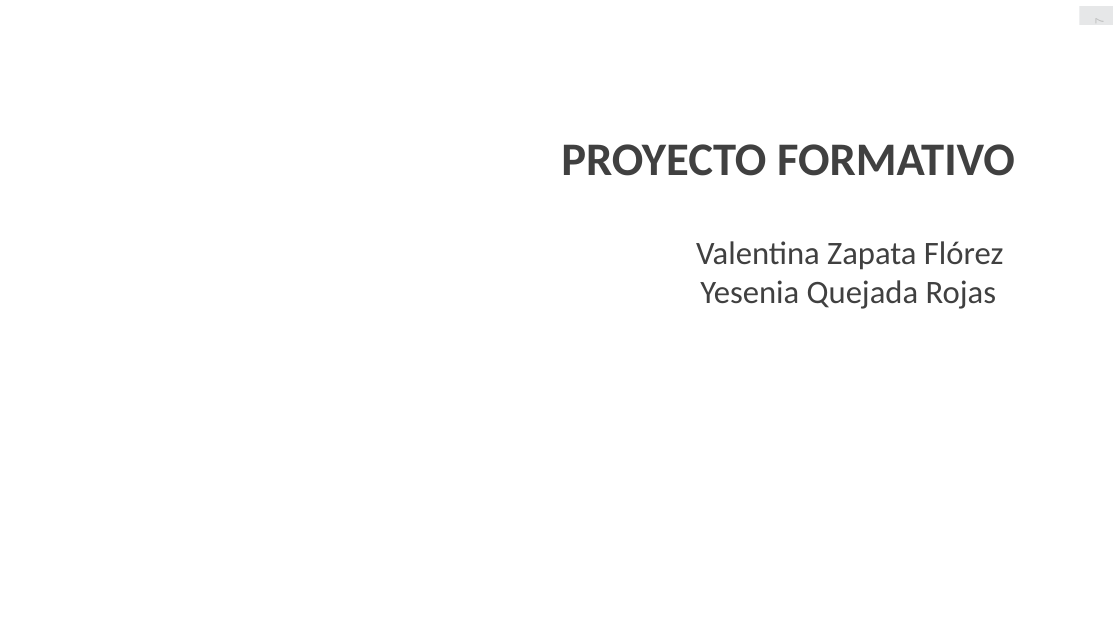
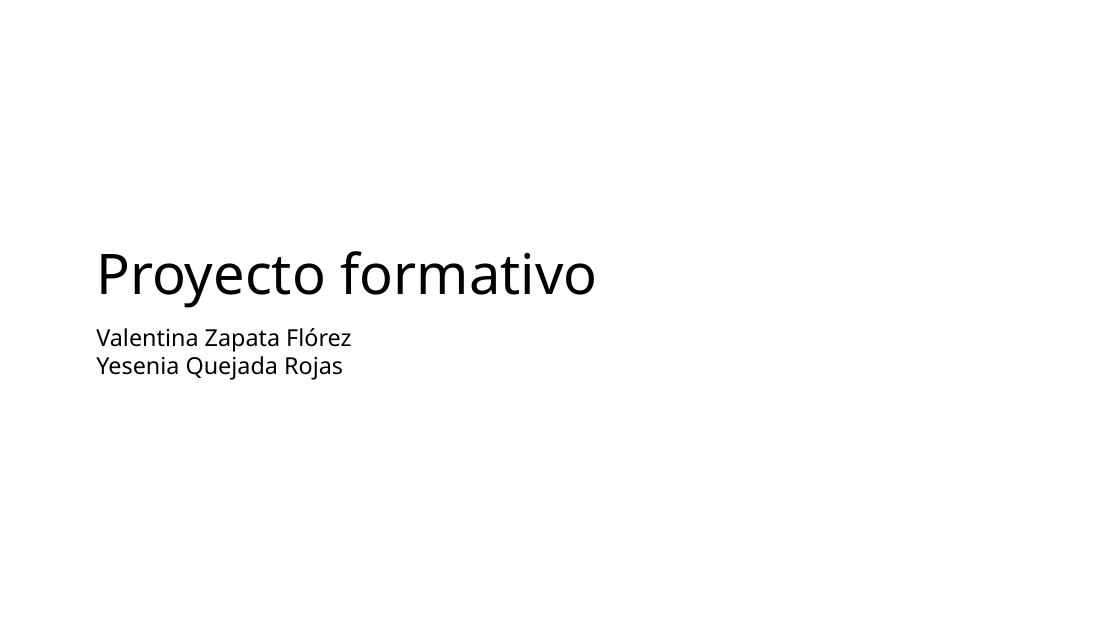
Before and after one commit to yeseniaquejada/SERVICE_MARKET, a slide deck: slide 1 of PROYECTO FORMATIVO.pptx. Drawn at 1120x630 pixels with LibreOffice and Linux fonts; fonts in the diff are those of the drawing; background and template pictures are left out. Boxes give left, top, right and bottom in pixels: in the first picture for what was removed or moved away, otherwise in the second. Text is boxed around its words. In the diff, an @@ line names an element or a change of style, - is before the commit and + after.

```diff
--- a/PROYECTO FORMATIVO.pptx
+++ b/PROYECTO FORMATIVO.pptx
@@ rectangle removed at (1080,6,1113,24) @@
@@ text removed at (1093,18,1106,24) @@
-7
@@ text at (96,251,598,308): text changed; size 40 to 48 pt; font Calibri to Noto Sans; text colour #404040 to #000000; bold off @@
-PROYECTO FORMATIVO
+Proyecto formativo
@@ text "Valentina Zapata Flórez": place and size @@
-text "Valentina Zapata Flórez" at (696,241,1003,309)
+text "Valentina Zapata Flórez" at (96,328,351,380)
@@ text "Valentina Zapata Flórez" at (96,328,351,380): size 28 to 20 pt, font Calibri to Noto Sans, text colour #404040 to #000000; alignment right to left @@
```
Also in this commit, not shown: 26 other slides changed, 2 slides added, 3 slides removed, 6 other files.
